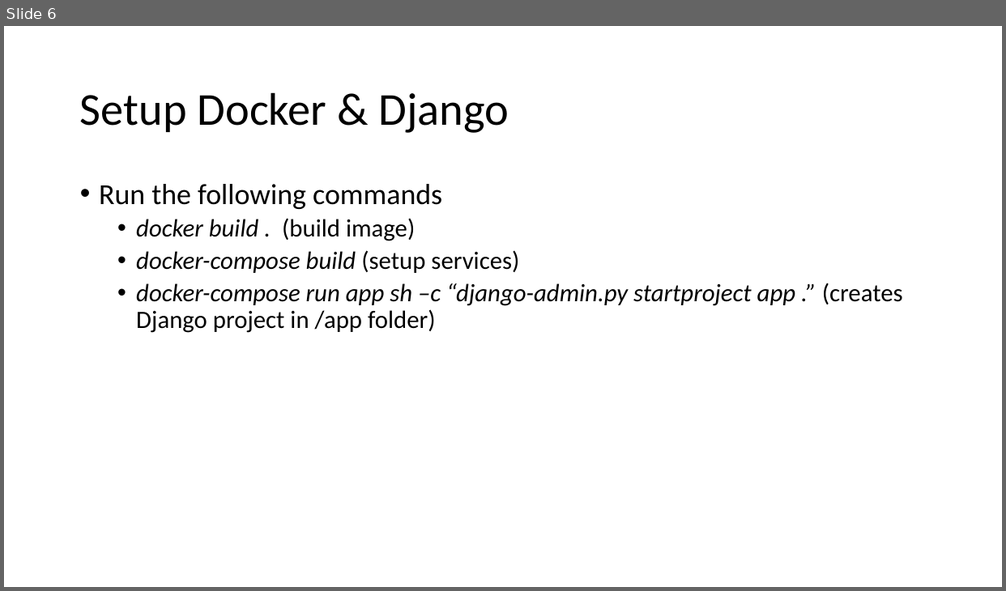
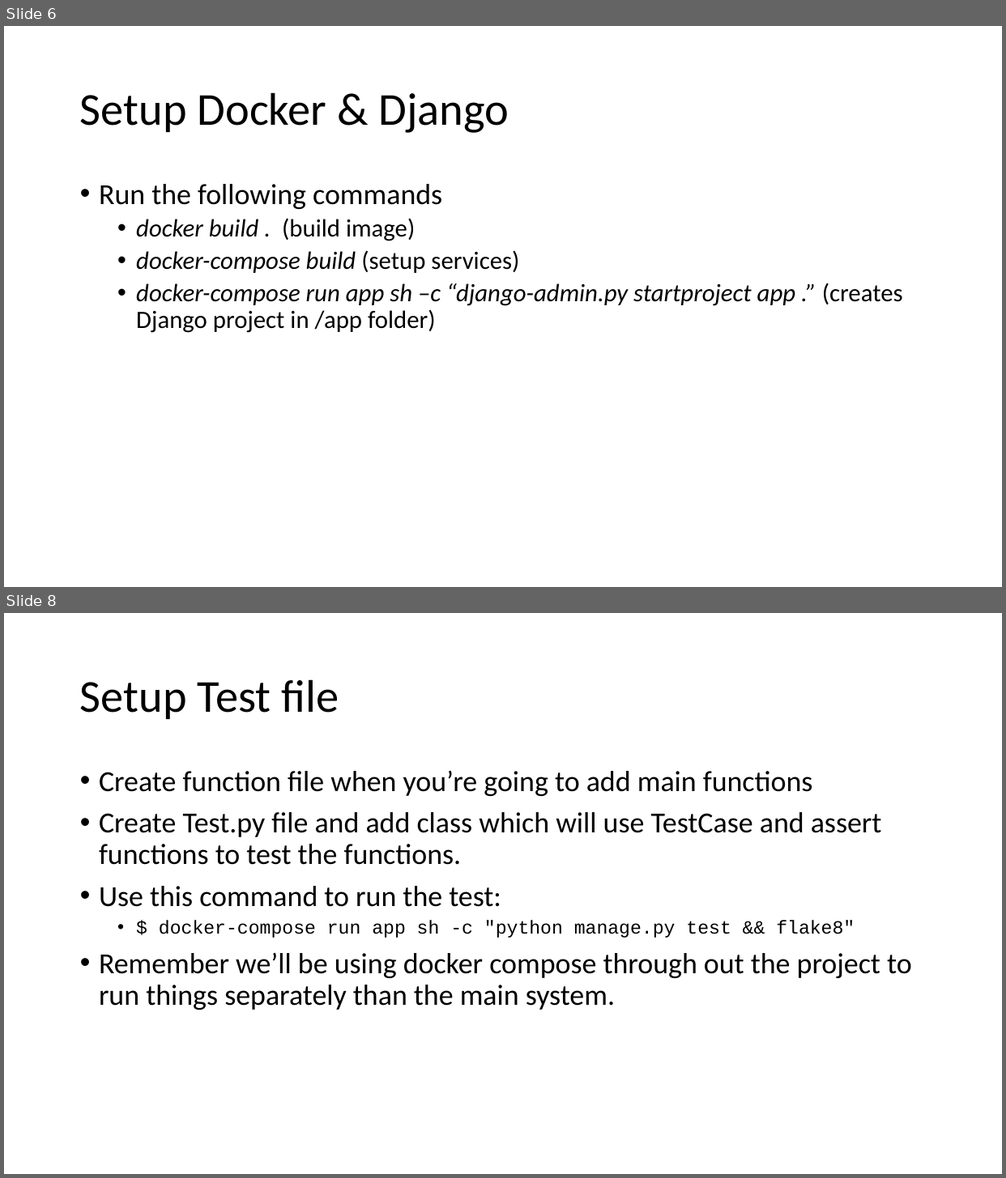
Before and after one commit to Smit24-git/recipe-app-api, a slide deck: Advance Django setup.pptx. Shown one above the other, each under a label of ours: slide 6 before the commit, slides 6 and 8 after it; the slides between them are not shown. The pictures are 1006x591 and 1006x1178 pixels, drawn with LibreOffice and Linux fonts; fonts in the diff are those of the drawing. Boxes give left, top, right and bottom in pixels: in the first picture for what was removed or moved away, otherwise in the second. Text is boxed around its words. In the diff, an @@ line names an element or a change of style, - is before the commit and + after.

```diff
--- a/Advance Django setup.pptx
+++ b/Advance Django setup.pptx
@@ slide 8 added at bbox=[4, 613, 1002, 1174], background #FFFFFF @@
@@ title added at bbox=[80, 679, 339, 719], 44 pt, text #000000 @@
+Setup Test file
@@ text added at bbox=[99, 771, 912, 1010], 28 pt, text #000000 @@
+• Create function file when you’re going to add main functions
+• Create Test.py file and add class which will use TestCase and assert functions to test the functions.
+• Use this command to run the test:
+  • $ docker-compose run app sh -c "python manage.py test && flake8"
+• Remember we’ll be using docker compose through out the project to run things separately than the main system.
```
Also in this commit, not shown: 1 slide changed, 3 other slides added, 11 other files.
